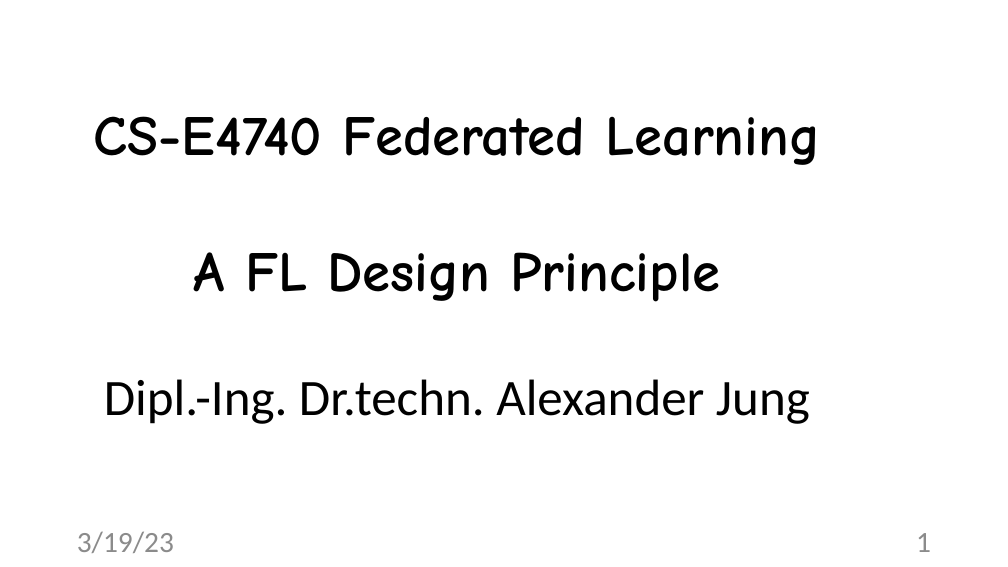
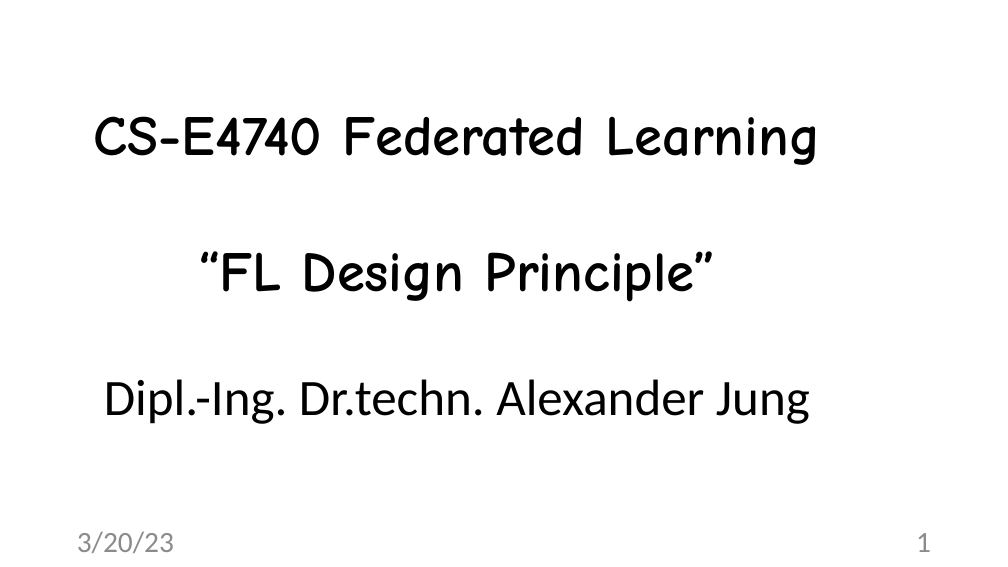
Before and after one commit to alexjungaalto/FederatedLearning, a slide deck: slide 1 of slides/CS-E4740_FLDesignPrinciple.pptx. Drawn at 1008x567 pixels with LibreOffice and Linux fonts; fonts in the diff are those of the drawing. Boxes give left, top, right and bottom in pixels: in the first picture for what was removed or moved away, otherwise in the second. Text is boxed around its words. In the diff, an @@ line names an element or a change of style, - is before the commit and + after.

```diff
--- a/slides/CS-E4740_FLDesignPrinciple.pptx
+++ b/slides/CS-E4740_FLDesignPrinciple.pptx
@@ title at [94,116,820,424]: text changed @@
-CS-E4740 Federated Learning
-A FL Design Principle
-Dipl.-Ing. Dr.techn. Alexander Jung
+CS-E4740 Federated Learning
+“FL Design Principle”
+Dipl.-Ing. Dr.techn. Alexander Jung
@@ text at [77,531,174,553]: text changed @@
-3/19/23
+3/20/23
```
Also in this commit, not shown: 36 other slides changed, 1 slide removed, 3 other files.
